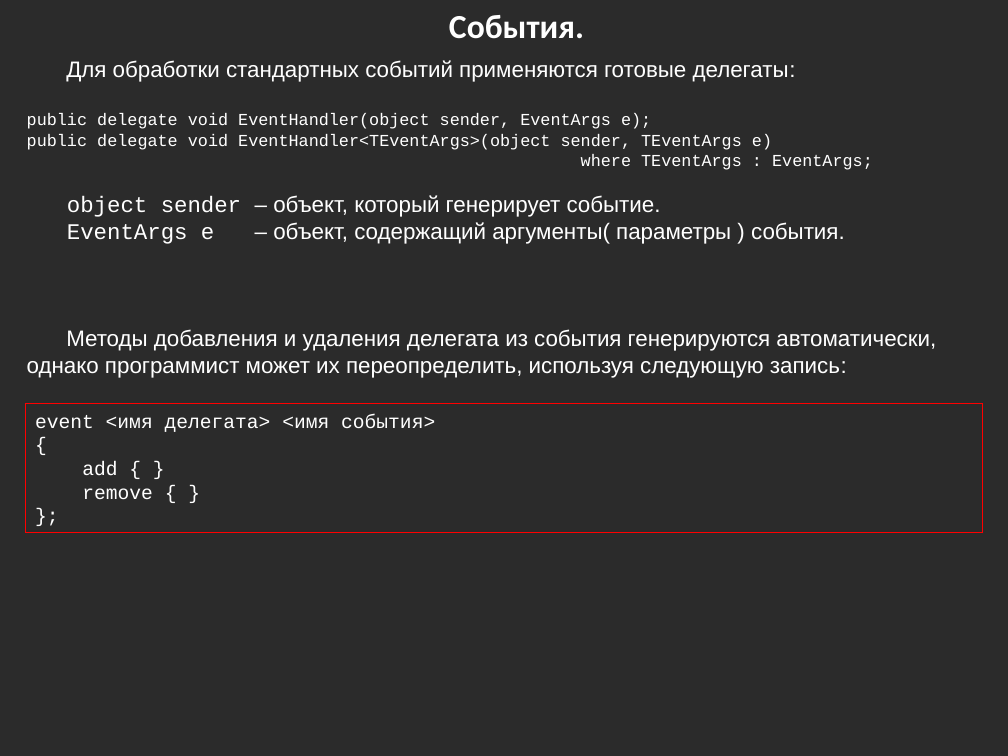
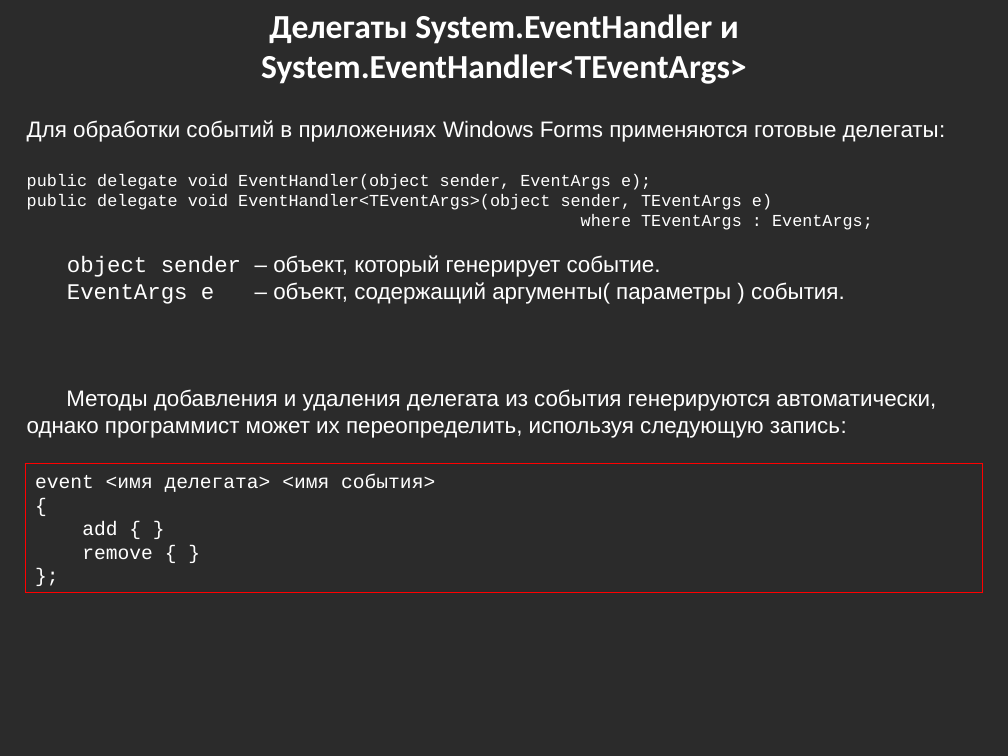
Before and after one commit to bazile/Training, a slide deck: slide 12 of Presentation/lesson-05-events.pptx. Drawn at 1008x756 pixels with LibreOffice and Linux fonts; fonts in the diff are those of the drawing; background and template pictures are left out; a plain dark background stands for a picture behind light text. Boxes give left, top, right and bottom in pixels: in the first picture for what was removed or moved away, otherwise in the second. Text is boxed around its words. In the diff, an @@ line names an element or a change of style, - is before the commit and + after.

Commit message:
Added EventHandlerList sample

```diff
--- a/Presentation/lesson-05-events.pptx
+++ b/Presentation/lesson-05-events.pptx
@@ text at bbox=[261, 14, 747, 84]: text changed @@
-События.
+Делегаты System.EventHandler и System.EventHandler<TEventArgs>
@@ 3 texts, 1 rectangle: place and size @@
-3 texts, 1 rectangle at bbox=[25, 60, 983, 532]
+3 texts, 1 rectangle at bbox=[25, 120, 983, 593]
@@ text at bbox=[27, 120, 946, 142]: text changed @@
-Для обработки стандартных событий применяются готовые делегаты:
+Для обработки событий в приложениях Windows Forms применяются готовые делегаты:
```
Also in this commit, not shown: 1 slide added, 18 other files.
